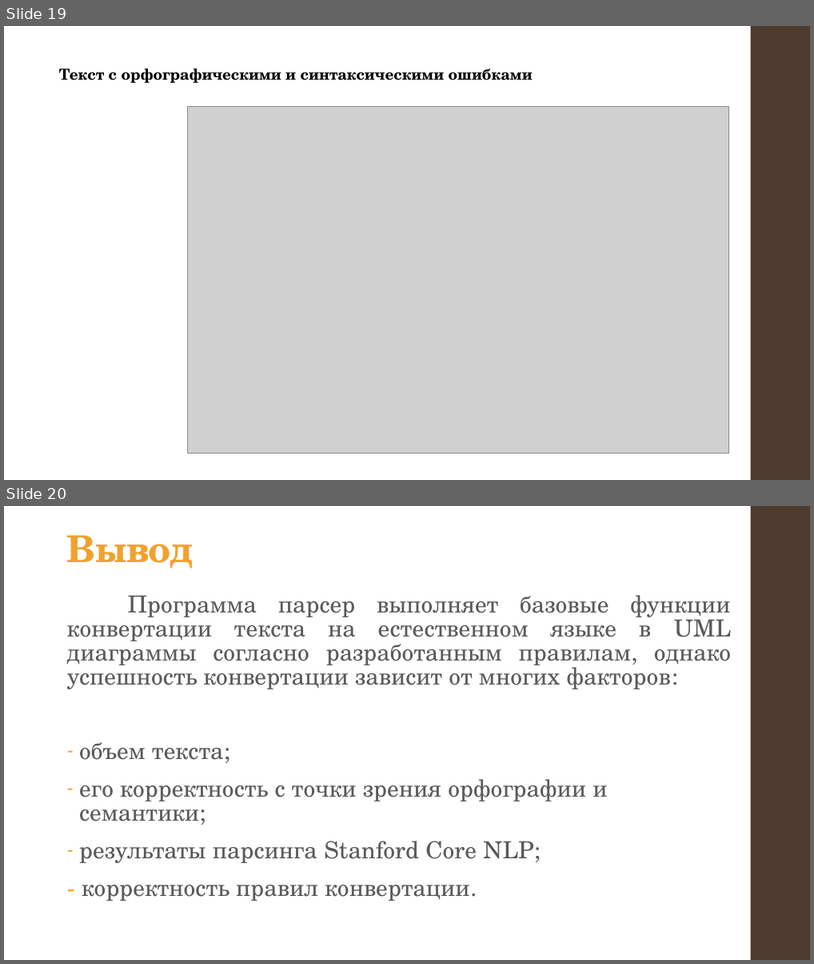
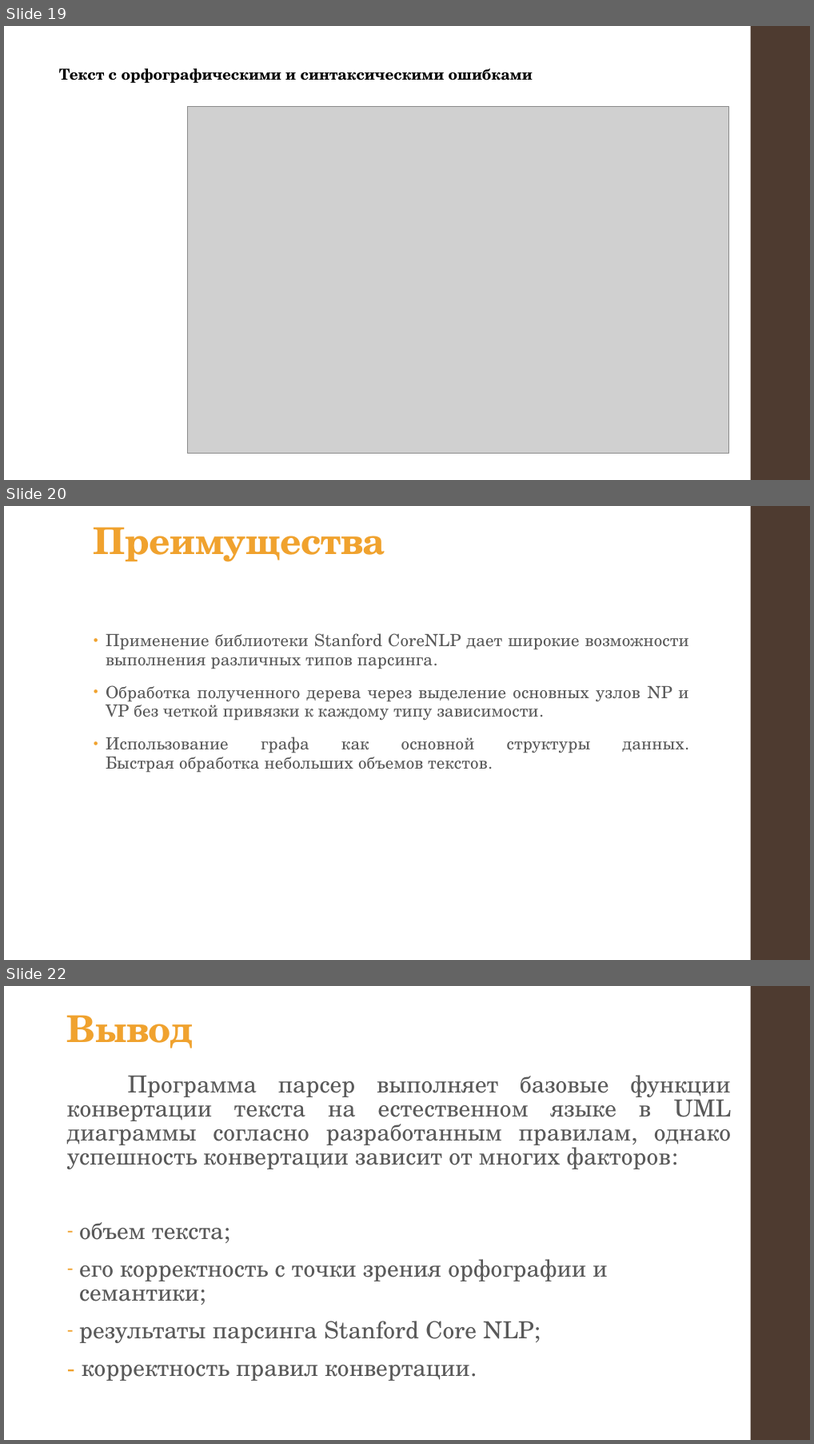
Before and after one commit to alexnodejs/onto-diploma, a slide deck: presentation/Moiseyenko_presentation.pptx. Shown one above the other, each under a label of ours: slides 19 and 20 before the commit, slides 19, 20 and 22 after it; the slides between them are not shown. The pictures are 814x964 and 814x1444 pixels, drawn with LibreOffice and Linux fonts; fonts in the diff are those of the drawing; grey boxes stand for pictures. Boxes give left, top, right and bottom in pixels: in the first picture for what was removed or moved away, otherwise in the second. Text is boxed around its words. In the diff, an @@ line names an element or a change of style, - is before the commit and + after.

```diff
--- a/presentation/Moiseyenko_presentation.pptx
+++ b/presentation/Moiseyenko_presentation.pptx
@@ slide 20 added at box(4, 506, 810, 960), background #FFFFFF; not listed: 1 template element that a slide beside it also shows @@
@@ title added at box(94, 527, 386, 562), 44 pt, text #F0A22E, bold @@
+Преимущества
@@ text added at box(106, 633, 690, 772), 20 pt, text #595959 @@
+• Применение библиотеки Stanford CoreNLP дает широкие возможности выполнения различных типов парсинга.
+• Обработка полученного дерева через выделение основных узлов NP и VP без четкой привязки к каждому типу зависимости.
+• Использование графа как основной структуры данных.
+  Быстрая обработка небольших объемов текстов.
@@ what was slide 20 is now slide 22 @@
```
Also in this commit, not shown: 1 other slide added, 1 other file.
